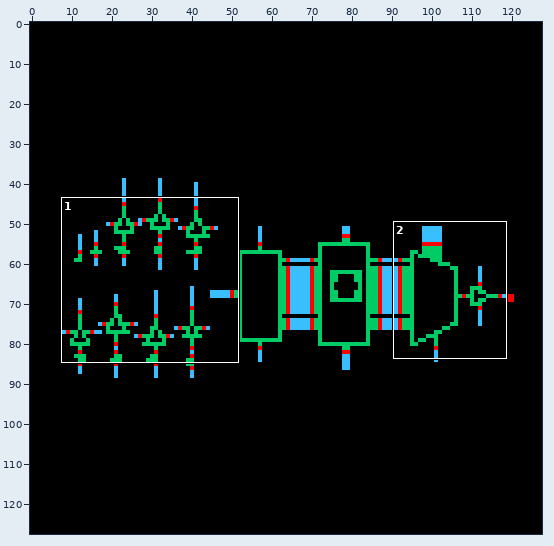
Edited in one commit: sprite sheet (SIPO_ARRAY_LUT/schematic/thumbnail_128x128.png). Above, an overview of the earlier version with the close-up marked.
Close-up. Earlier state:
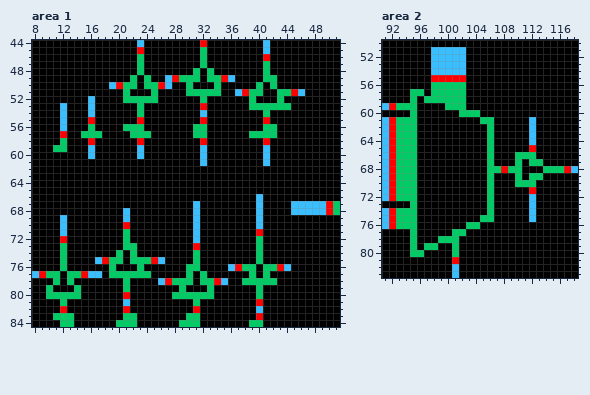
The file is 128x128 pixels. Shown: area 1: x 8..51, y 44..84; area 2: x 91..118, y 50..83.
After the commit:
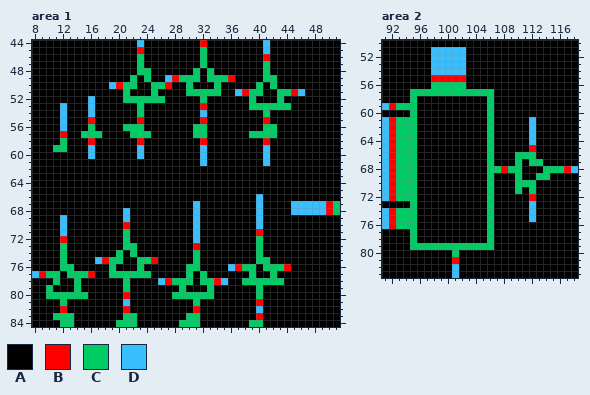
Palette (. is transparent): A #000000  B #ff0000  C #00cc66  D #39bfff
Change:
--- area 1
@@ x 22..38 @@
 47 ACAAAAAAAACAAAAAA
-48 ACAAAAAAACACAAAAA
-49 CACAADBCCCACCBDAA
-50 CACCBDAACAAACAAAA
+48 ACCAAAAAACACAAAAA
+49 CACAADBCCCACCCBAA
+50 CAACCBAACAAACAAAA
 51 AAACAAAACCCCCAADB
-52 CCCCAAAAAACAAAAAA
+52 CCCCCAAAAACAAAAAA
 53 ACAAAAAAAABAAAAAA
@@ x 8..51 @@
 74 AAAACAAAAAAACACAAAAAAAACAAAAAAAACAAAAAAAAAAA
-75 AAAACAAAADBCCACCCBDAAAACAAAAAAAACAAAAAAAAAAA
-76 AAAACAAAAAACAAACAAAAAACCAAAADBCCACCBDAAAAAAA
-77 DBCCACCBDDACCCCCCAAAAACACAAAAAACACAAAAAAAAAA
-78 AAACACAAAAAAACAAAADBCCCACCBDAACCCCCAAAAAAAAA
+75 AAAACAAAADBCCAACCBAAAAACAAAAAAAACCAAAAAAAAAA
+76 AAAACCAAAAACAAACAAAAAACCAAAADBCCACCCBAAAAAAA
+77 DBCCACCCBAACCCCCCAAAAACACAAAAAACAACAAAAAAAAA
+78 AAACAACAAAAAACAAAADBCCCACCBDAACCCCCCAAAAAAAA
 79 AACAAACAAAAAACAAAAAAACAAACAAAAAACAAAAAAAAAAA
-80 AACCCCCAAAAAABAAAAAACCCCCCAAAAAACAAAAAAAAAAA
+80 AACCCCCCAAAAABAAAAAACCCCCCAAAAAACAAAAAAAAAAA
 81 AAAACAAAAAAAADAAAAAAAAACAAAAAAAABAAAAAAAAAAA
--- area 2
@@ x 95..108 @@
 56 AAACCCCCAAAAAA
-57 CCACCCCCAAAAAA
-58 CACCCCCCAAAAAA
-59 CAAAACCCAAAAAA
-60 CAAAAAACCCAAAA
-61 CAAAAAAAAACCAA
+57 CCCCCCCCCCCCAA
+58 CAAAAAAAAAACAA
+59 CAAAAAAAAAACAA
+60 CAAAAAAAAAACAA
+61 CAAAAAAAAAACAA
 62 CAAAAAAAAAACAA
@@ x 91..118 @@
 68 DBCCCAAAAAAAAAACCBCCAAACCCBD
-69 DBCCCAAAAAAAAAACAAACACCAAAAA
+69 DBCCCAAAAAAAAAACAAACAACCAAAA
 70 DBCCCAAAAAAAAAACAAACCCAAAAAA
-71 DBCCCAAAAAAAAAACAAAAABAAAAAA
-72 DBCCCAAAAAAAAAACAAAAADAAAAAA
+71 DBCCCAAAAAAAAAACAAACACAAAAAA
+72 DBCCCAAAAAAAAAACAAAAABAAAAAA
 73 AAAACAAAAAAAAAACAAAAADAAAAAA
 74 DBCCCAAAAAAAAAACAAAAADAAAAAA
-75 DBCCCAAAAAAAAACCAAAAADAAAAAA
-76 DBCCCAAAAAAACCAAAAAAAAAAAAAA
-77 AAAACAAAAACCAAAAAAAAAAAAAAAA
-78 AAAACAAACCCAAAAAAAAAAAAAAAAA
-79 AAAACACCAACAAAAAAAAAAAAAAAAA
-80 AAAACCAAAACAAAAAAAAAAAAAAAAA
+75 DBCCCAAAAAAAAAACAAAAADAAAAAA
+76 DBCCCAAAAAAAAAACAAAAAAAAAAAA
+77 AAAACAAAAAAAAAACAAAAAAAAAAAA
+78 AAAACAAAAAAAAAACAAAAAAAAAAAA
+79 AAAACCCCCCCCCCCCAAAAAAAAAAAA
+80 AAAAAAAAAACAAAAAAAAAAAAAAAAA
 81 AAAAAAAAAABAAAAAAAAAAAAAAAAA
Boxes around the changes in both close-ups, in picture pixels (x1, y1, x2, y2):
changed: (144, 68, 172, 103)
changed: (221, 75, 235, 82)
changed: (67, 257, 137, 299)
changed: (158, 257, 165, 264)
changed: (263, 257, 291, 285)
changed: (424, 89, 494, 124)
changed: (410, 173, 550, 257)
